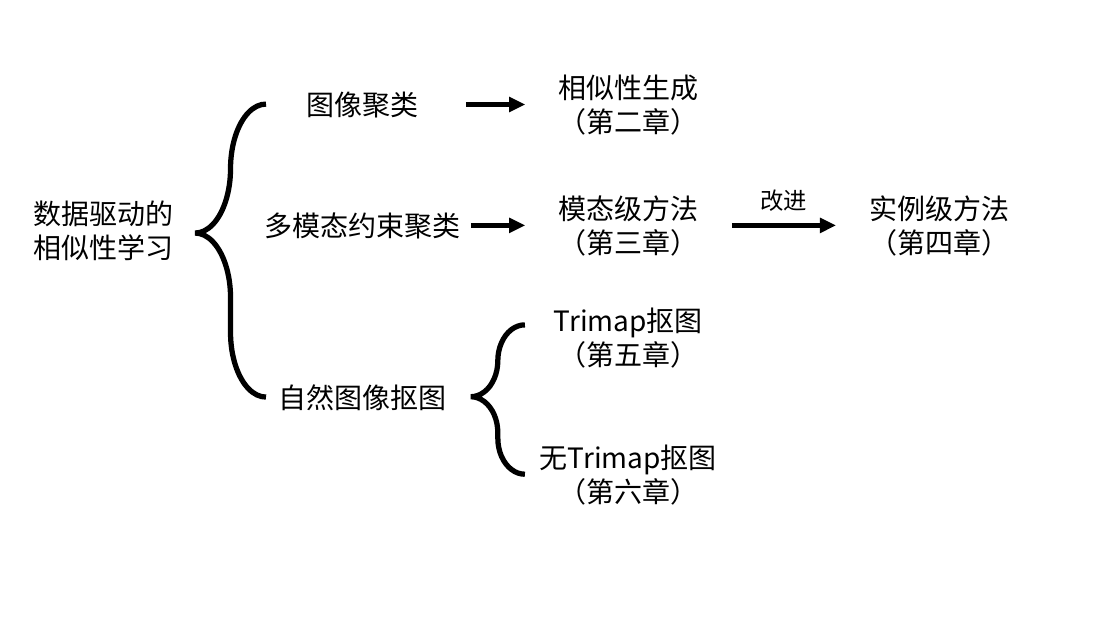
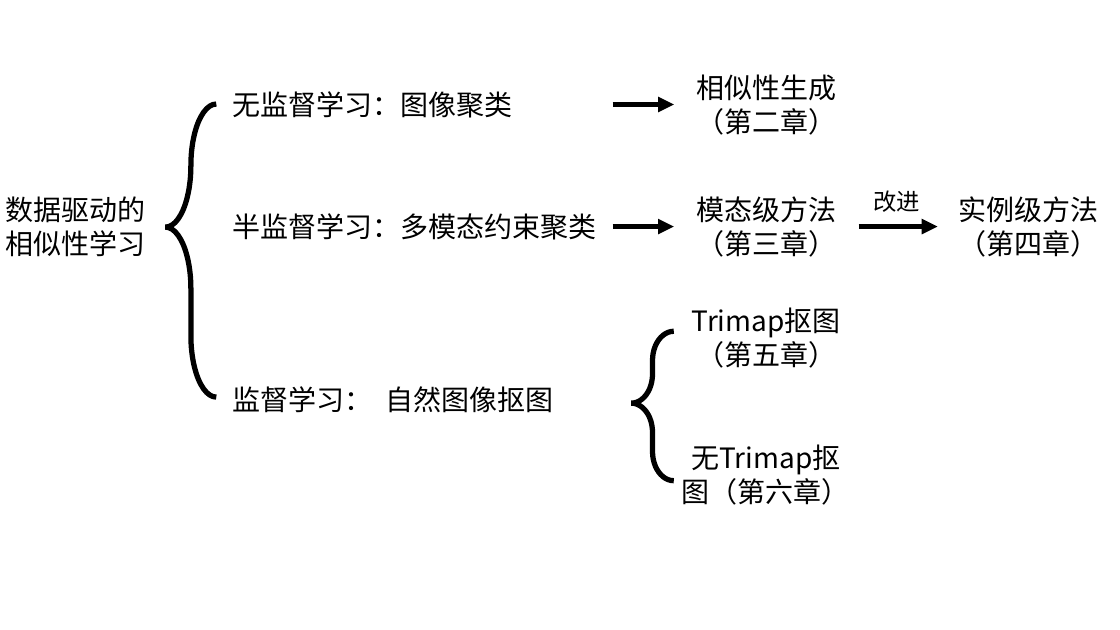
Before and after one commit to Yaoyi-Li/SJTUThesis, a slide deck: slide 1 of figure/chap1/structure.pptx. Drawn at 1120x630 pixels with LibreOffice and Linux fonts; fonts in the diff are those of the drawing. Boxes give left, top, right and bottom in pixels: in the first picture for what was removed or moved away, otherwise in the second. Text is boxed around its words. In the diff, an @@ line names an element or a change of style, - is before the commit and + after.

```diff
--- a/figure/chap1/structure.pptx
+++ b/figure/chap1/structure.pptx
@@ text "相似性生成（第二章）": place and size @@
-text "相似性生成（第二章）" at bbox=[558, 74, 698, 135]
+text "相似性生成（第二章）" at bbox=[696, 74, 836, 135]
@@ left brace: place and size @@
-left brace at bbox=[195, 104, 266, 397]
+left brace at bbox=[166, 104, 216, 397]
@@ left brace at bbox=[166, 104, 216, 397]: proportions changed @@
@@ text at bbox=[233, 91, 513, 118]: text changed @@
-图像聚类
+无监督学习：图像聚类
@@ arrow moved from (466, 104) - (525, 104) to (613, 104) - (674, 104) @@
@@ text "改进": place and size @@
-text "改进" at bbox=[760, 189, 807, 211]
+text "改进" at bbox=[873, 190, 920, 212]
@@ text "数据驱动的": place and size @@
-text "数据驱动的" at bbox=[34, 200, 174, 261]
+text "数据驱动的" at bbox=[5, 196, 145, 257]
@@ text "模态级方法（第三章）": place and size @@
-text "模态级方法（第三章）" at bbox=[558, 195, 698, 256]
+text "模态级方法（第三章）" at bbox=[696, 196, 836, 257]
@@ text "实例级方法（第四章）": place and size @@
-text "实例级方法（第四章）" at bbox=[869, 195, 1009, 256]
+text "实例级方法（第四章）" at bbox=[959, 196, 1099, 257]
@@ text at bbox=[233, 213, 597, 240]: text changed @@
-多模态约束聚类
+半监督学习：多模态约束聚类
@@ arrow moved from (471, 225) - (525, 225) to (613, 227) - (674, 227) @@
@@ arrow moved from (732, 225) - (836, 225) to (859, 227) - (938, 227) @@
@@ text "Trimap抠图（第五章）": place and size @@
-text "Trimap抠图（第五章）" at bbox=[554, 307, 703, 368]
+text "Trimap抠图（第五章）" at bbox=[692, 307, 841, 368]
@@ left brace: place and size @@
-left brace at bbox=[471, 325, 524, 475]
+left brace at bbox=[632, 331, 675, 481]
@@ text at bbox=[233, 386, 553, 413]: text changed @@
-自然图像抠图
+监督学习： 自然图像抠图
@@ text "无Trimap抠图（第六章）" rewrapped from bbox=[540, 444, 717, 505] to bbox=[682, 444, 850, 505] @@
```
Also in this commit, not shown: 5 other files.
